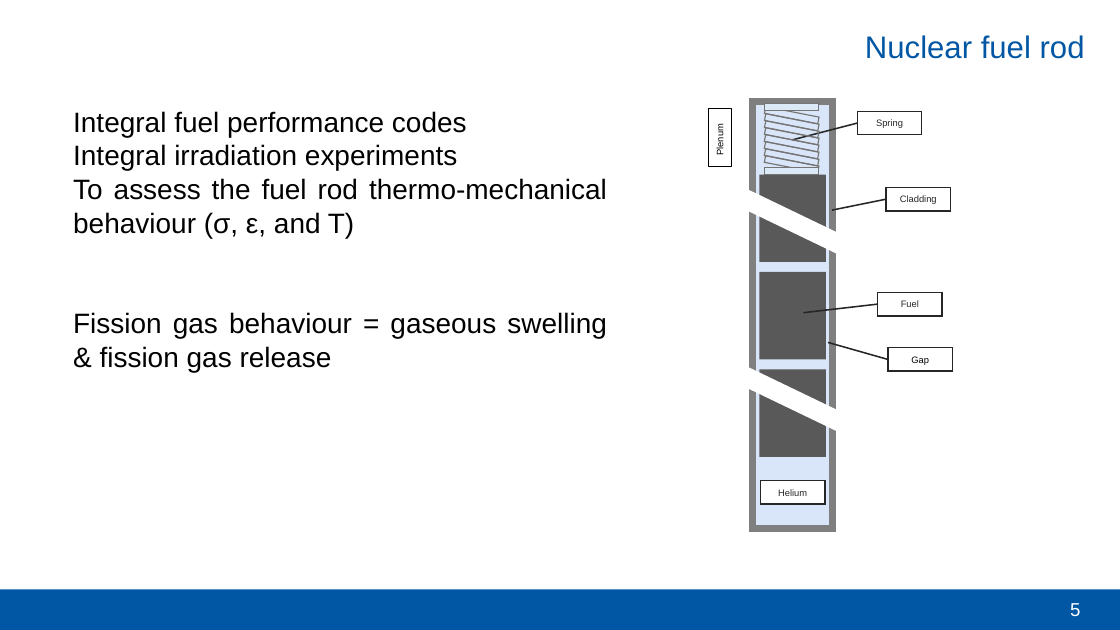
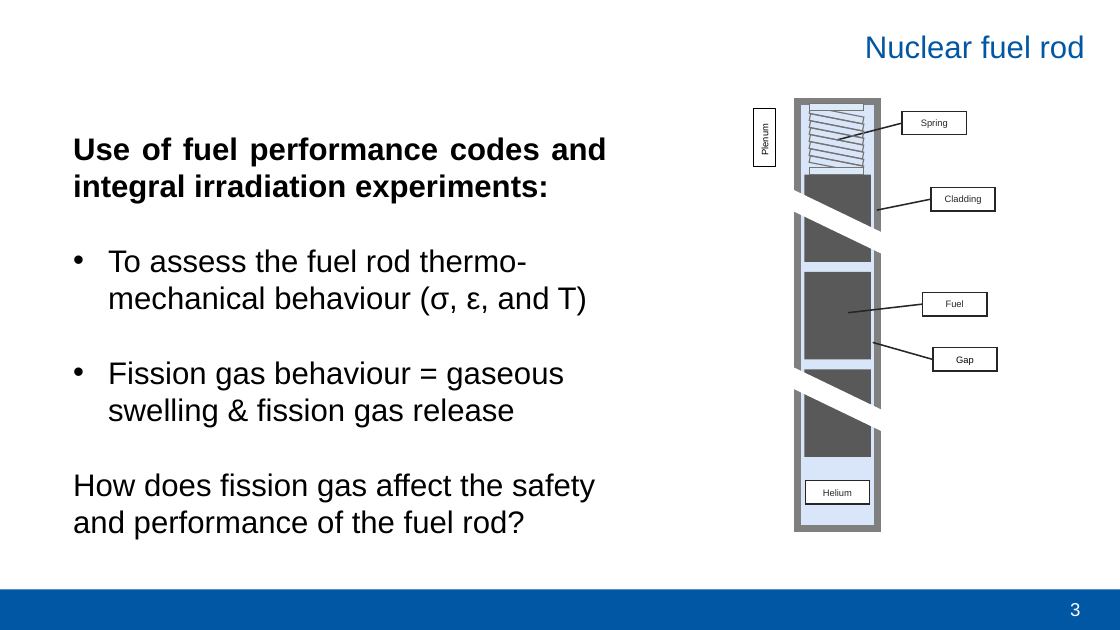
Before and after one commit to sciantix/sciantix-official, a slide deck: slide 3 of slide/MOOC/MOOC SCIANTIX - OperaHPC - V0.pptx (slide 5 before the commit). Drawn at 1120x630 pixels with LibreOffice and Linux fonts; fonts in the diff are those of the drawing; background and template pictures are left out. Boxes give left, top, right and bottom in pixels: in the first picture for what was removed or moved away, otherwise in the second. Text is boxed around its words. In the diff, an @@ line names an element or a change of style, - is before the commit and + after.

```diff
--- a/slide/MOOC/MOOC SCIANTIX - OperaHPC - V0.pptx
+++ b/slide/MOOC/MOOC SCIANTIX - OperaHPC - V0.pptx
@@ text "Use of fuel performance codes ..." moved from (x1=73, y1=111, x2=607, y2=372) to (x1=73, y1=137, x2=606, y2=540) @@
@@ text at (x1=73, y1=137, x2=606, y2=204): text changed; size 18 to 20 pt; bold on @@
-Integral fuel performance codes
-Integral irradiation experiments
+Use of fuel performance codes and integral irradiation experiments:
@@ 22 rectangles, 4 lines moved together from (x1=706, y1=102, x2=952, y2=529) to (x1=751, y1=102, x2=997, y2=529) @@
@@ text at (x1=108, y1=249, x2=587, y2=428): size 18 to 20 pt in "To assess the fuel rod thermo-mechanical behaviour ...", "Fission gas behaviour = gaseous swelling & ..."; alignment justified to left; bullet none to • @@
@@ text at (x1=73, y1=473, x2=595, y2=540): paragraph added @@
+How does fission gas affect the safety and performance of the fuel rod?
@@ page number at (x1=1070, y1=603, x2=1080, y2=616): text changed @@
-5
+3
```
Also in this commit, not shown: 7 other slides changed, 1 slide added, 8 slides removed.
